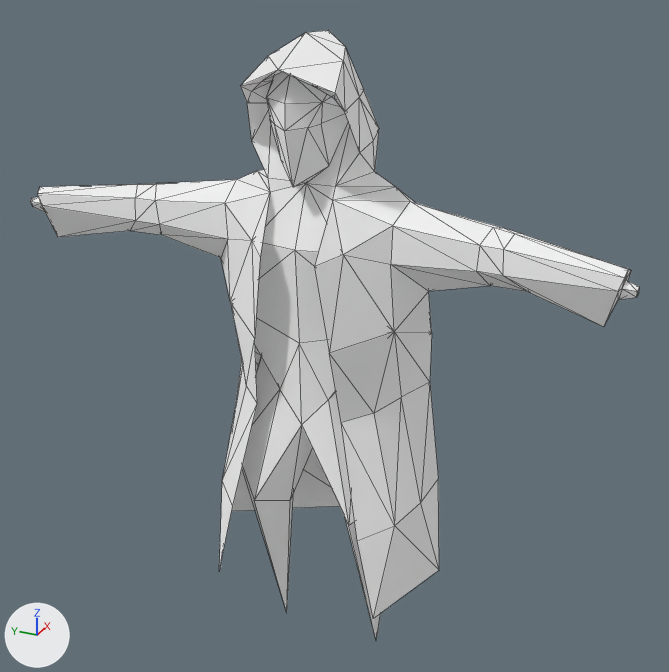
Renders of the glTF model game/actors/player_controller/sk_player_character.gltf from each side of a commit.
Rendered twice from a 50 mm lens placed at (-0.941, -0.444, 0.404), pointed at (0.042, -0.001, -0.087). The axes (+X, +Y, +Z) are drawn at lower left. The lights are the same throughout. Mesh edges are drawn as thin lines. Where no turn or scale is listed for an object, it has been applied to the vertices.

Names of what the first picture shows: 'MainCharacterRig'.
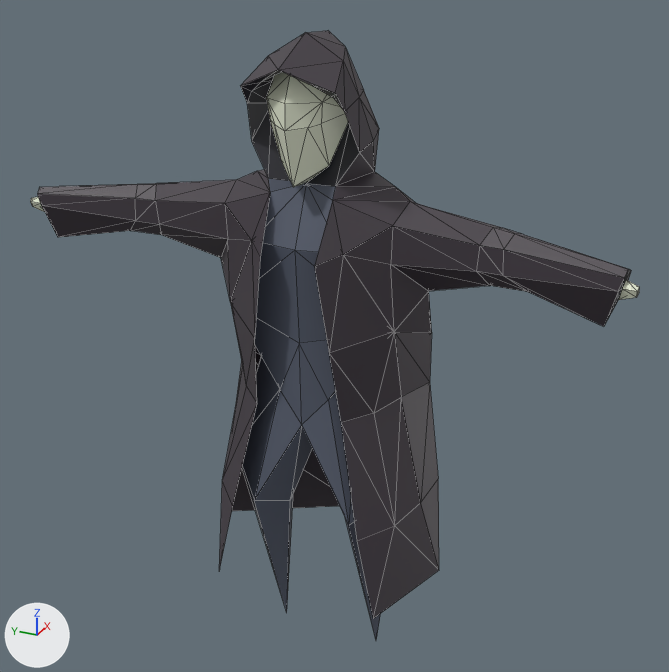
Pixel boxes (x1, y1, x2, y2) of what changed, in the pictures (669 x 672 px):
```json
{"object": "MainCharacterRig", "change": "recoloured", "before": [31, 31, 639, 639], "after": [31, 31, 639, 639], "on screen": "white to grey"}
```

The change, as JSON lines over the scene's bpy script:
```json
{"op": "add", "block": "img_tex_player_character", "code": ["img_tex_player_character = load_image('tex_player_character', 'tex_player_character.png', 256, 256, 'sRGB')"]}
{"op": "add", "block": "mat_material", "code": ["mat_material = principled_material('Material')", "mat_material.texture = img_tex_player_character"]}
{"block": "me_cube_002", "where": "me_cube_002.from_pydata(...)  # 182 vertices, 354 faces; spans x -0.093..0.13, y -0.37..0.37, z -0.554..0.29"}
{"op": "remove", "block": "me_cube_002", "code": "me_cube_002.materials.append(mat_material_001)  # white #ffffff"}
{"op": "add", "block": "me_cube_002", "code": "me_cube_002.materials.append(mat_material)  # picture img_tex_player_character"}
```
